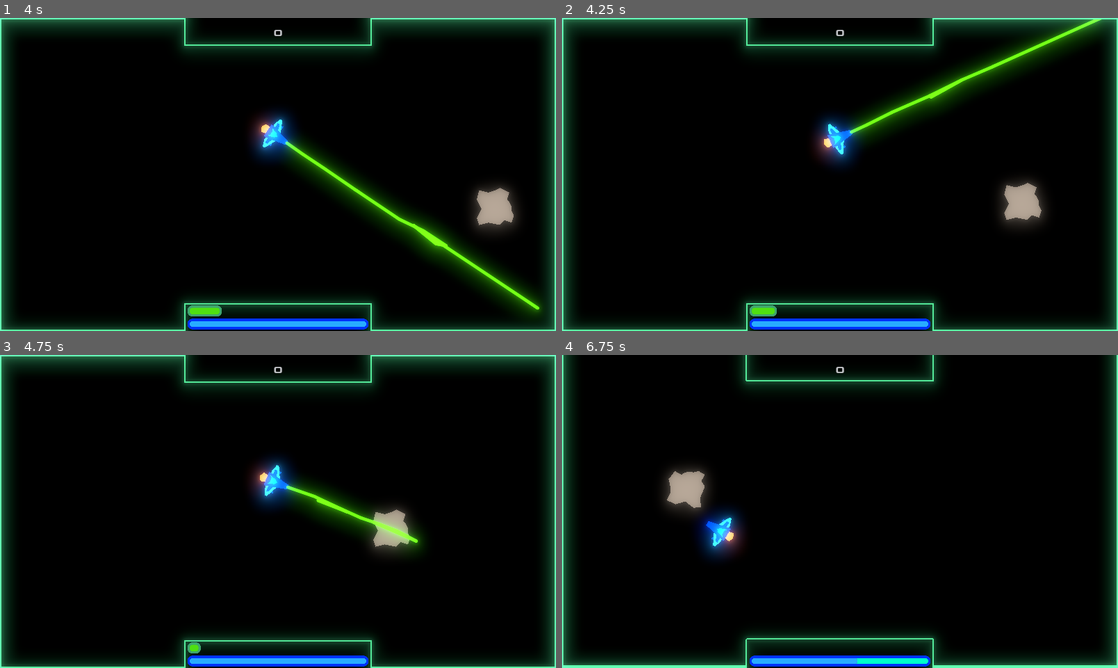
Above: before the commit, frames 1-4 (two rows, left to right).
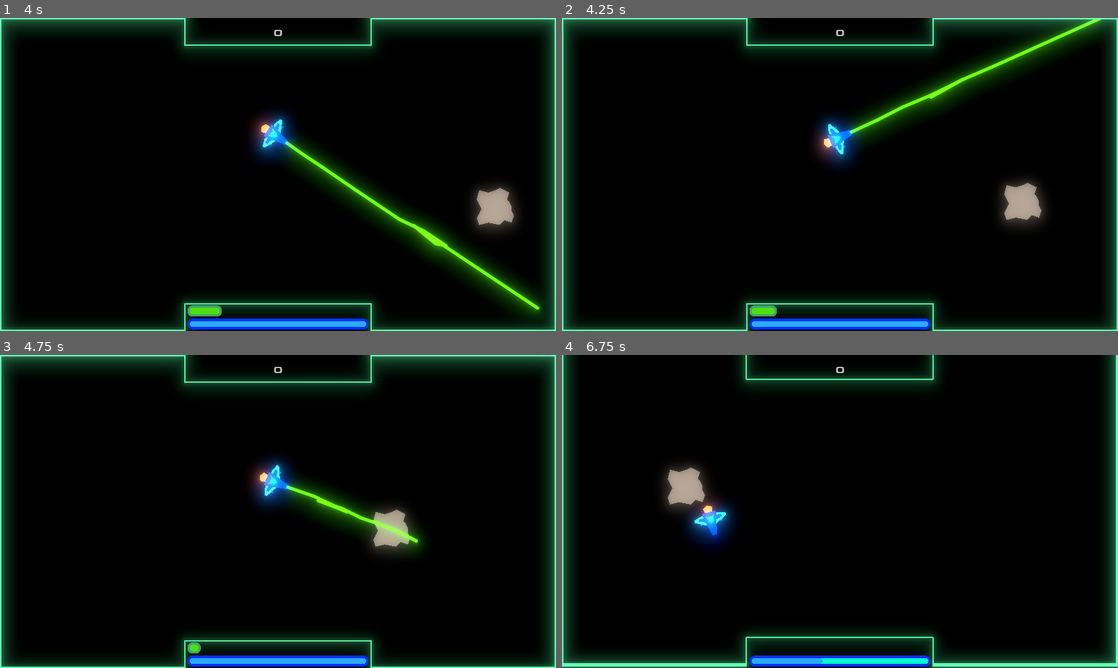
Above: after the commit, the same moments.

Repository: dslh/ArcadeSpaceFighter
Game: Godot game, scene res://game/game.tscn
Same seed, same stepped clock (60 frames per second), same inputs: the game is played once before the commit and once after it. This scene is started directly instead of the project's main scene.
Inputs:
- Up to frame 1 (4 s): tap Enter at 0.5 s; hold Down (break) 0.53-1.28 s; hold Up (thrust) 0.53-2.03 s; tap Space at 1.25 s; tap X (fire_cannon) at 1.35 s; hold C (fire_laser) 2.03-2.78 s; hold Left (turn_left) from 2.03 s (still down); tap W (stop) at 2.85 s; hold Down (break) from 3.53 s (still down)
- Up to frame 2 (4.25 s): keep holding Left (turn_left); keep holding Down (break)
- Up to frame 3 (4.75 s): release Left (turn_left) at 4.28 s; release Down (break) at 4.28 s; hold Right (turn_right) from 4.28 s (still down); tap X (fire_cannon) at 4.35 s
- Up to frame 4 (6.75 s): release Right (turn_right) at 5.03 s; hold Up (thrust) 5.03-5.78 s; hold C (fire_laser) 5.03-5.78 s; hold Right (turn_right) from 5.78 s (still down); tap W (stop) at 5.85 s; hold Down (break) from 6.53 s (still down)

Frame 1 is identical in both runs. In frame 2, less than 0.1% of the frame differs, in the area x 55-69%, y 22-35%; in frame 3, less than 0.1%; in frame 4, 3.3%, in the area x 0-100%, y 0-100%.

Commit message:
Define asteroid shapes dynamically

Diff:
--- a/entities/Asteroid.tscn
+++ b/entities/Asteroid.tscn
@@ -11,10 +11,3 @@
 linear_damp = 0.0
 angular_damp = 0.0
 script = ExtResource( 1 )
-
-[node name="Polygon2D" type="Polygon2D" parent="."]
-color = Color( 0.372549, 0.341176, 0.309804, 1 )
-polygon = PoolVector2Array( 16, -64, 48, -48, 40, -24, 48, -16, 56, 0, 56, 16, 64, 32, 56, 56, 32, 48, 16, 64, -24, 56, -56, 64, -64, 40, -48, 8, -64, -24, -56, -56, -24, -48, 0, -56 )
-
-[node name="CollisionShape2D" type="CollisionPolygon2D" parent="."]
-polygon = PoolVector2Array( 16, -64, 48, -48, 40, -24, 48, -16, 56, 0, 56, 16, 64, 32, 56, 56, 32, 48, 16, 64, -24, 56, -56, 64, -64, 40, -48, 8, -64, -24, -56, -56, -24, -48, 0, -56 )
--- a/entities/asteroid.gd
+++ b/entities/asteroid.gd
@@ -3,10 +3,47 @@
 
 var hp: int = 10
 
+func create_outline() -> PoolVector2Array:
+	return PoolVector2Array([
+		Vector2(16, -64),
+		Vector2(48, -48),
+		Vector2(40, -24),
+		Vector2(48, -16),
+		Vector2(56, 0),
+		Vector2(56, 16),
+		Vector2(64, 32),
+		Vector2(56, 56),
+		Vector2(32, 48),
+		Vector2(16, 64),
+		Vector2(-24, 56),
+		Vector2(-56, 64),
+		Vector2(-64, 40),
+		Vector2(-48, 8),
+		Vector2(-64, -24),
+		Vector2(-56, -56),
+		Vector2(-24, -48),
+		Vector2(0, -56)
+	])
+
+func set_collision_shape(outline: PoolVector2Array) -> void:
+	var owner: int = create_shape_owner(self)
+	var shape = ConcavePolygonShape2D.new()
+	shape.set_segments(outline)
+	shape_owner_add_shape(owner, shape)
 
 func _ready() -> void:
 	var start_impulse: Vector2 = (Vector2.ZERO - get_global_position())*randf()
 	apply_central_impulse(start_impulse)
+
+	var outline = create_outline()
+	set_collision_shape(outline)
+	set_drawn_shape(outline)
+
+func set_drawn_shape(outline: PoolVector2Array) -> void:
+	var polygon = Polygon2D.new()
+	polygon.set_polygon(outline)
+	polygon.set_color(Color(0.372549, 0.341176, 0.309804, 1))
+	add_child(polygon)
 
 
 func take_damage(value: int = 1) -> void:
@@ -15,5 +52,3 @@
 	if hp <= 0:
 		EventBus.emit_signal("asteroid_destroyed", 10)
 		queue_free()
-	else:
-		pass
